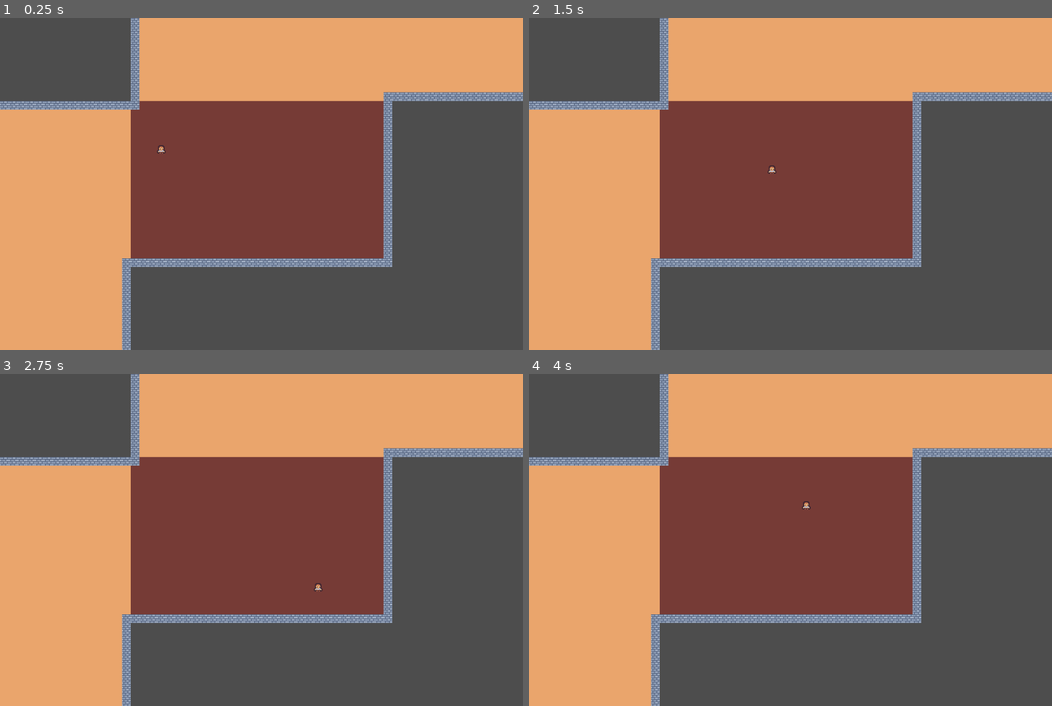
Above: before the commit, frames 1-4 (two rows, left to right).
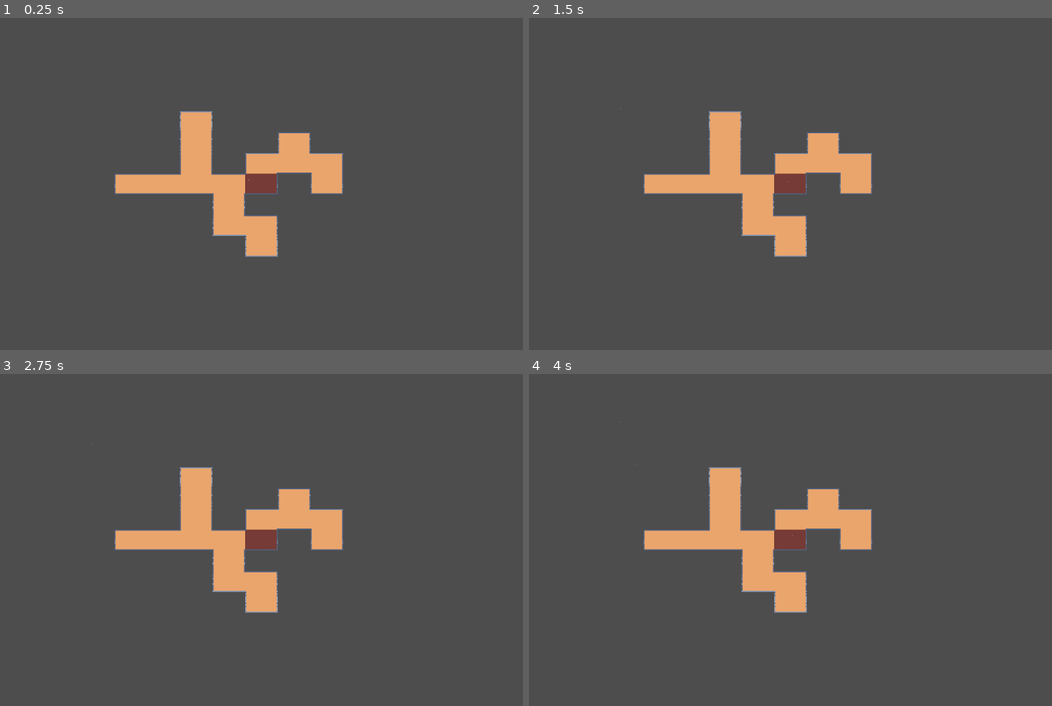
Above: after the commit, the same moments.

Repository: JustinTrotter/pirate_game_jam
Game: Godot game, scene res://main.tscn
The game is run twice, just before and just after one commit, with the same random seed, the same clock (stepped at 60 frames per second) and the same inputs.
Inputs:
- Up to frame 1 (0.25 s): no input
- Up to frame 2 (1.5 s): tap Enter at 0.5 s; hold D (right) 0.53-1.28 s; tap Space (shoot) at 0.6, 1.25, 1.35 s; hold S (down) from 1.28 s (still down)
- Up to frame 3 (2.75 s): release S (down) at 2.03 s; hold D (right) from 2.03 s (still down); tap Space (shoot) at 2.1 s
- Up to frame 4 (4 s): release D (right) at 2.78 s; hold W (up) 2.78-3.53 s; tap Space (shoot) at 2.85, 3.6 s; tap Enter at 3.5 s; hold A (left) from 3.53 s (still down)

The runs differ from the first frame. In frame 1, 62% of the frame differs, in the area x 0-100%, y 0-100%; in frame 2, 62%; in frame 3, 62%; in frame 4, 62%.

Commit message:
fix edge case with map generation

Diff:
--- a/assets/resources/map.gd
+++ b/assets/resources/map.gd
@@ -49,7 +49,7 @@
 
 func cell_index_is_out_of_bounds(index: int) -> bool:
 	if index < 0: return true
-	if index >= grid_width * grid_height - 1 : return true
+	if index >= (grid_width * grid_height) - 1 : return true
 	return false
 
 func create_level_container():
@@ -133,9 +133,16 @@
 		if neighbor_is_good(level - 1, levels_added): levels_added += 1 #west
 		Utils.finish_queue_front(level_queue)
 
+func cell_index_ends_with_zero(index: int) -> bool:
+	if index == 0 || str(index).length() == 2 && str(index)[1] == "0":
+		return true
+	return false
+
 func neighbor_is_good(neighbor: int, levels_added: int) -> bool:
 	# if neighbor is out of bounds of map
 	if cell_index_is_out_of_bounds(neighbor): return false
+	# if neighbor is on the far left size of the map (prevent wrapping)
+	if cell_index_ends_with_zero(neighbor): return false
 	# if we already have enough rooms
 	if levels_added >= floor(max_number_of_levels): return false
 	# if neighbor is already occupied
--- a/main.tscn
+++ b/main.tscn
@@ -15,6 +15,7 @@
 
 [node name="Camera2D" type="Camera2D" parent="." groups=["Camera"]]
 position = Vector2(240, 152)
+zoom = Vector2(0.125, 0.125)
 script = ExtResource("2_gp5xq")
 
 [node name="Map" parent="." instance=ExtResource("1_idevj")]
